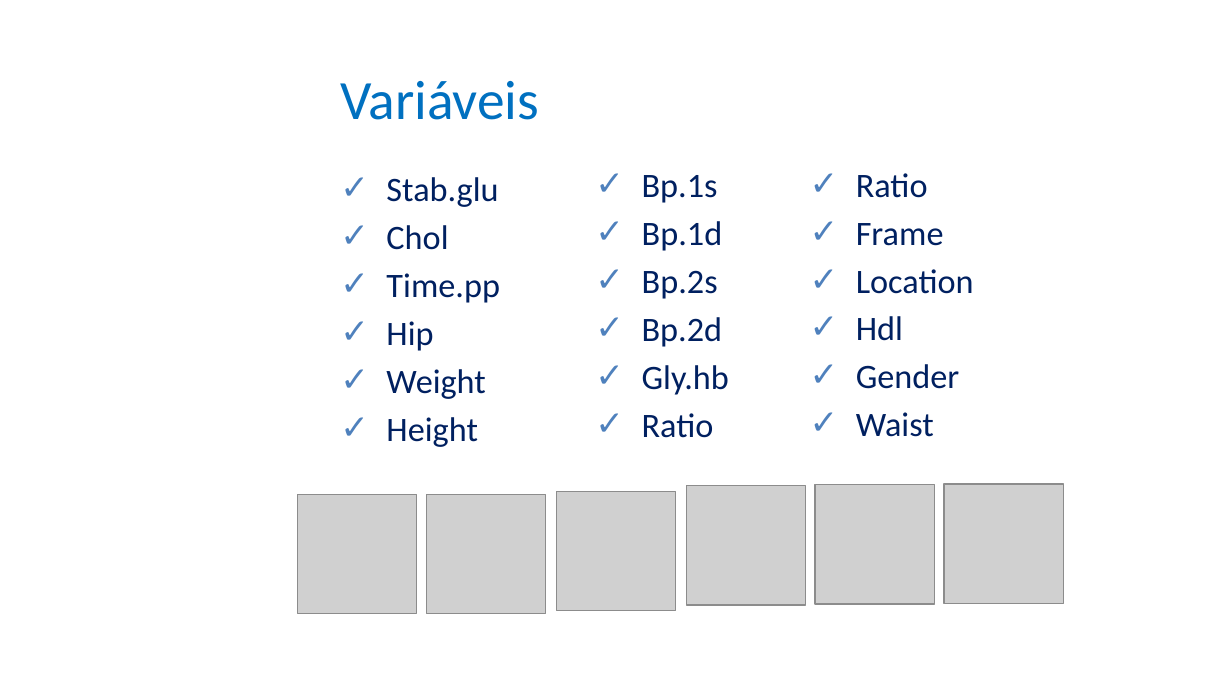
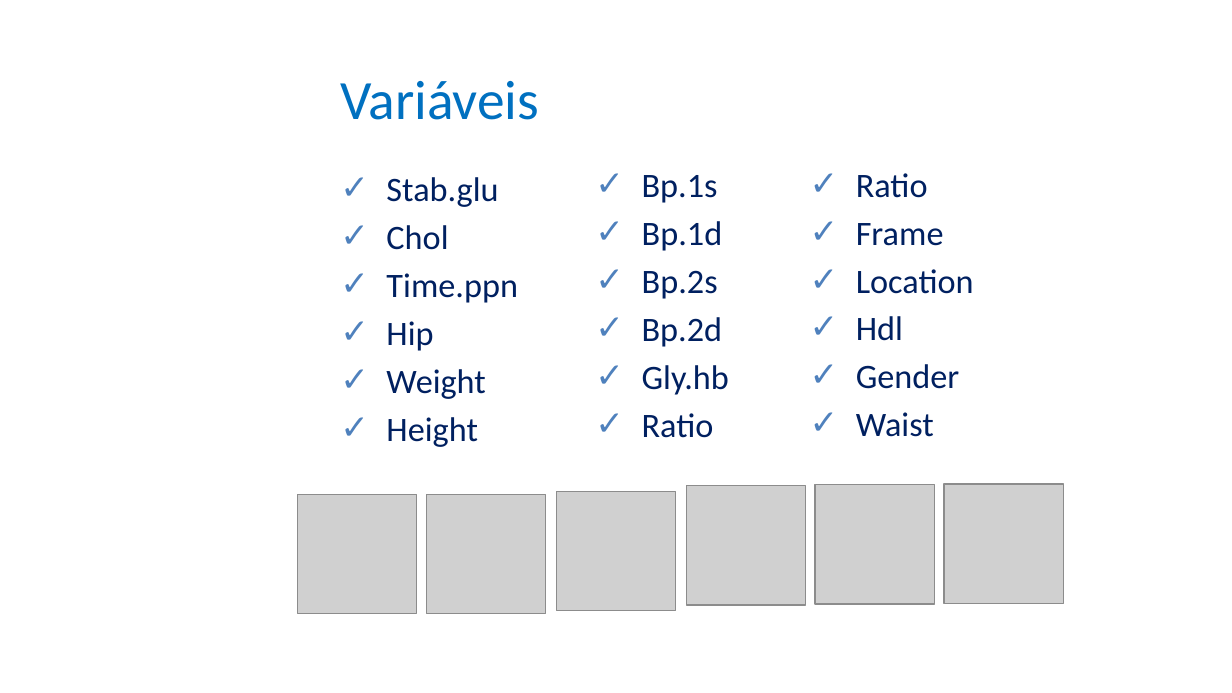
Before and after one commit to josepferreira/aa1-cd, a slide deck: slide 3 of apresentacao.pptx. Drawn at 1232x693 pixels with LibreOffice and Linux fonts; fonts in the diff are those of the drawing; grey boxes stand for pictures; background and template pictures are left out. Boxes give left, top, right and bottom in pixels: in the first picture for what was removed or moved away, otherwise in the second. Text is boxed around its words. In the diff, an @@ line names an element or a change of style, - is before the commit and + after.

```diff
--- a/apresentacao.pptx
+++ b/apresentacao.pptx
@@ text at (386, 273, 518, 303): text changed @@
-✓ Time.pp
+✓ Time.ppn
```
Also in this commit, not shown: 4 other slides changed.
